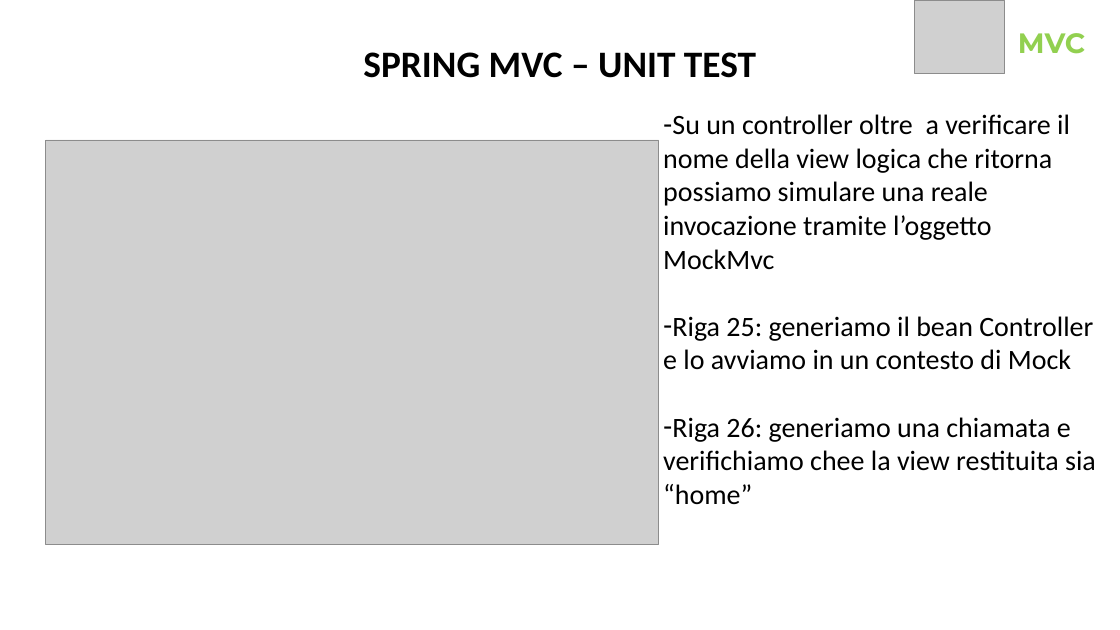
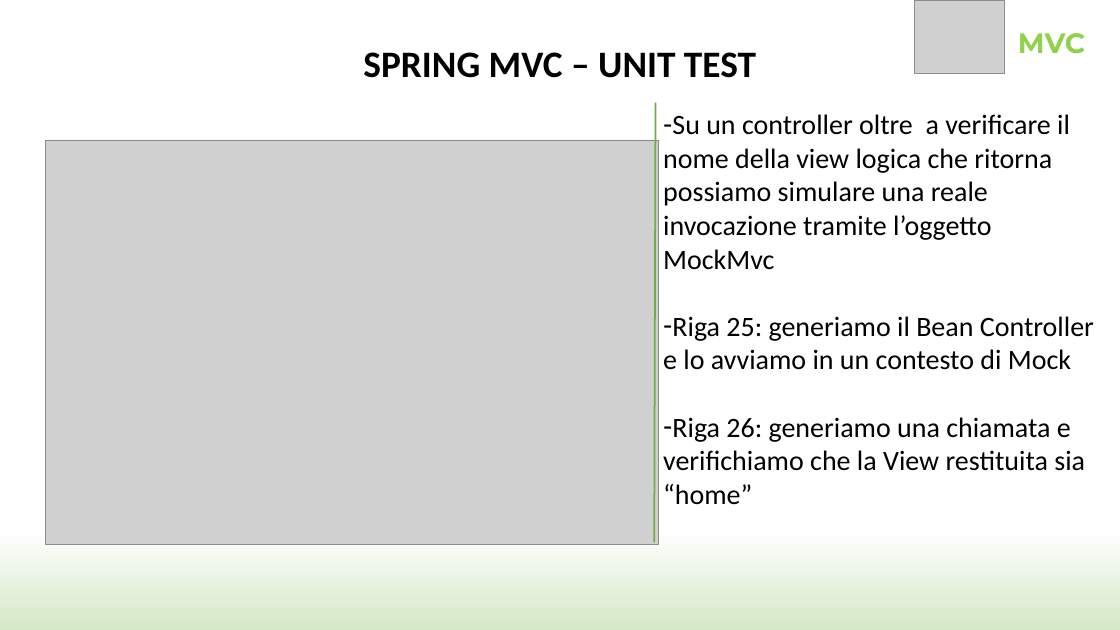
Before and after one commit to SimoneCas/java, a slide deck: slide 30 of SpringSample/Spring.pptx. Drawn at 1120x630 pixels with LibreOffice and Linux fonts; fonts in the diff are those of the drawing; grey boxes stand for pictures; background and template pictures are left out. Boxes give left, top, right and bottom in pixels: in the first picture for what was removed or moved away, otherwise in the second. Text is boxed around its words. In the diff, an @@ line names an element or a change of style, - is before the commit and + after.

```diff
--- a/SpringSample/Spring.pptx
+++ b/SpringSample/Spring.pptx
@@ background #FFFFFF to gradient #FFFFFF to #D4E8C6 @@
@@ line added from (655, 103) to (655, 543), #70AD47 1.5 pt @@
@@ text at bbox=[663, 316, 1094, 504]: text changed @@
-– Riga 25: generiamo il bean Controller e lo avviamo in un contesto di Mock
-– Riga 26: generiamo una chiamata e verifichiamo chee la view restituita sia “home”
+– Riga 25: generiamo il Bean Controller e lo avviamo in un contesto di Mock
+– Riga 26: generiamo una chiamata e verifichiamo che la View restituita sia “home”
```
Also in this commit, not shown: 24 other slides changed, 33 slides added, 11 slides removed.
